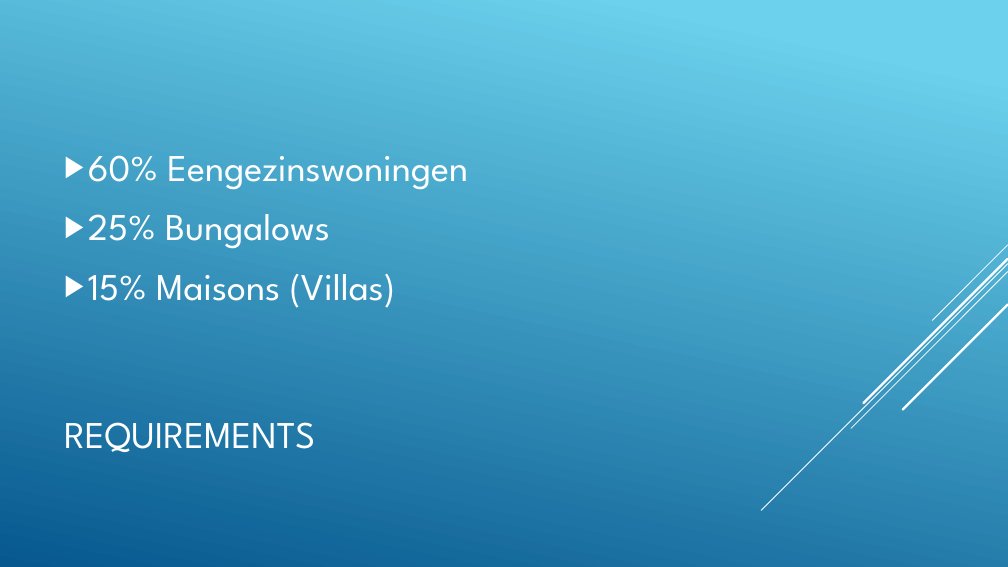
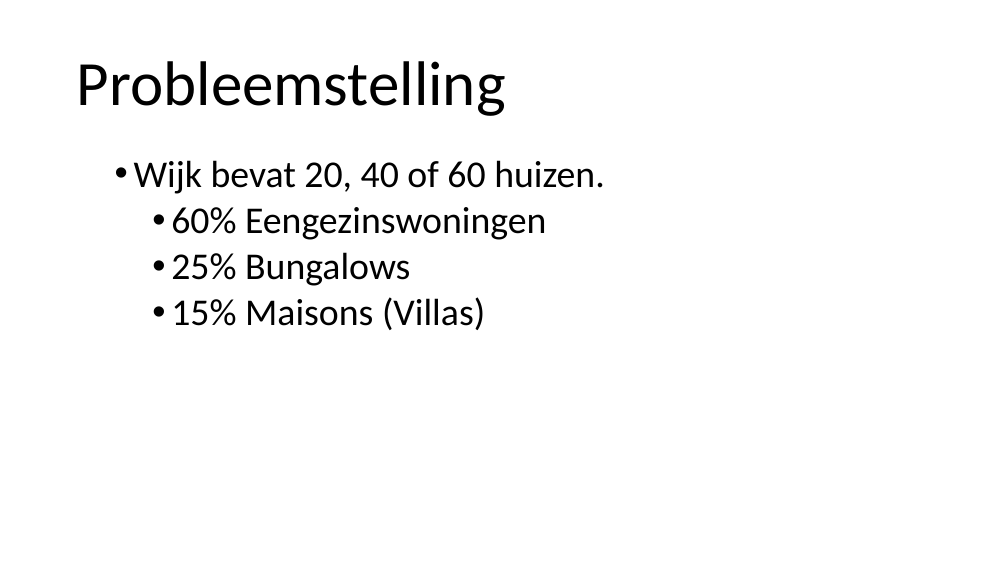
Before and after one commit to JoeySchouten/Heuristieken, a slide deck: slide 4 of documentatie/Amstelhaege.pptx (slide 3 before the commit). Drawn at 1008x567 pixels with LibreOffice and Linux fonts; fonts in the diff are those of the drawing; background and template pictures are left out. Boxes give left, top, right and bottom in pixels: in the first picture for what was removed or moved away, otherwise in the second. Text is boxed around its words. In the diff, an @@ line names an element or a change of style, - is before the commit and + after.

```diff
--- a/documentatie/Amstelhaege.pptx
+++ b/documentatie/Amstelhaege.pptx
@@ background gradient #6ED2EB to #06588E to picture (left out) @@
@@ title added at [77, 61, 506, 116], 60 pt, text #000000 @@
+Probleemstelling
@@ text "Wijk bevat 20, 40 of ...": place and size @@
-text "Wijk bevat 20, 40 of ..." at [88, 155, 468, 308]
+text "Wijk bevat 20, 40 of ..." at [134, 160, 605, 330]
@@ text "Wijk bevat 20, 40 of ..." at [134, 160, 605, 330]: vertical alignment middle to top @@
@@ text at [134, 160, 605, 194]: paragraph added @@
+  • Wijk bevat 20, 40 of 60 huizen.
@@ text at [171, 207, 546, 330]: font League Spartan to Calibri, text colour #FFFFFF to #000000 in "60% Eengezinswoningen", "25% Bungalows", "15% Maisons (Villas)"; bullet ▶ to •; list level 1 to 3 in "60% Eengezinswoningen"; line spacing 1 to 0.9; list level 1 to 3 in "25% Bungalows"; list level 1 to 3 in "15% Maisons (Villas)" @@
@@ group removed at [761, 245, 1008, 510]: 5 lines @@
@@ title removed at [64, 422, 315, 452] @@
-REQUIREMENTS
```
Also in this commit, not shown: 1 other slide changed, 12 slides added, 15 slides removed.
